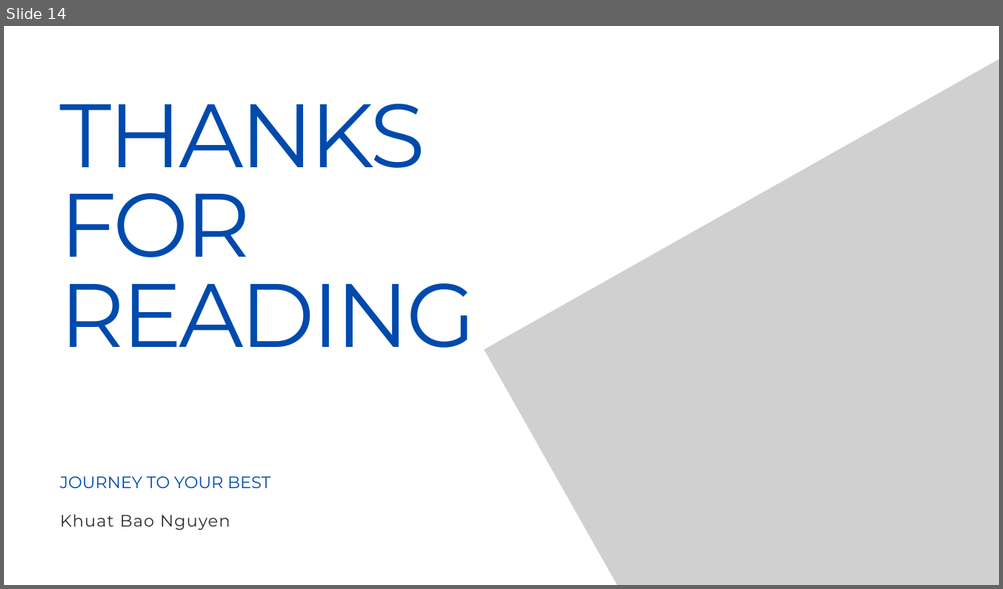
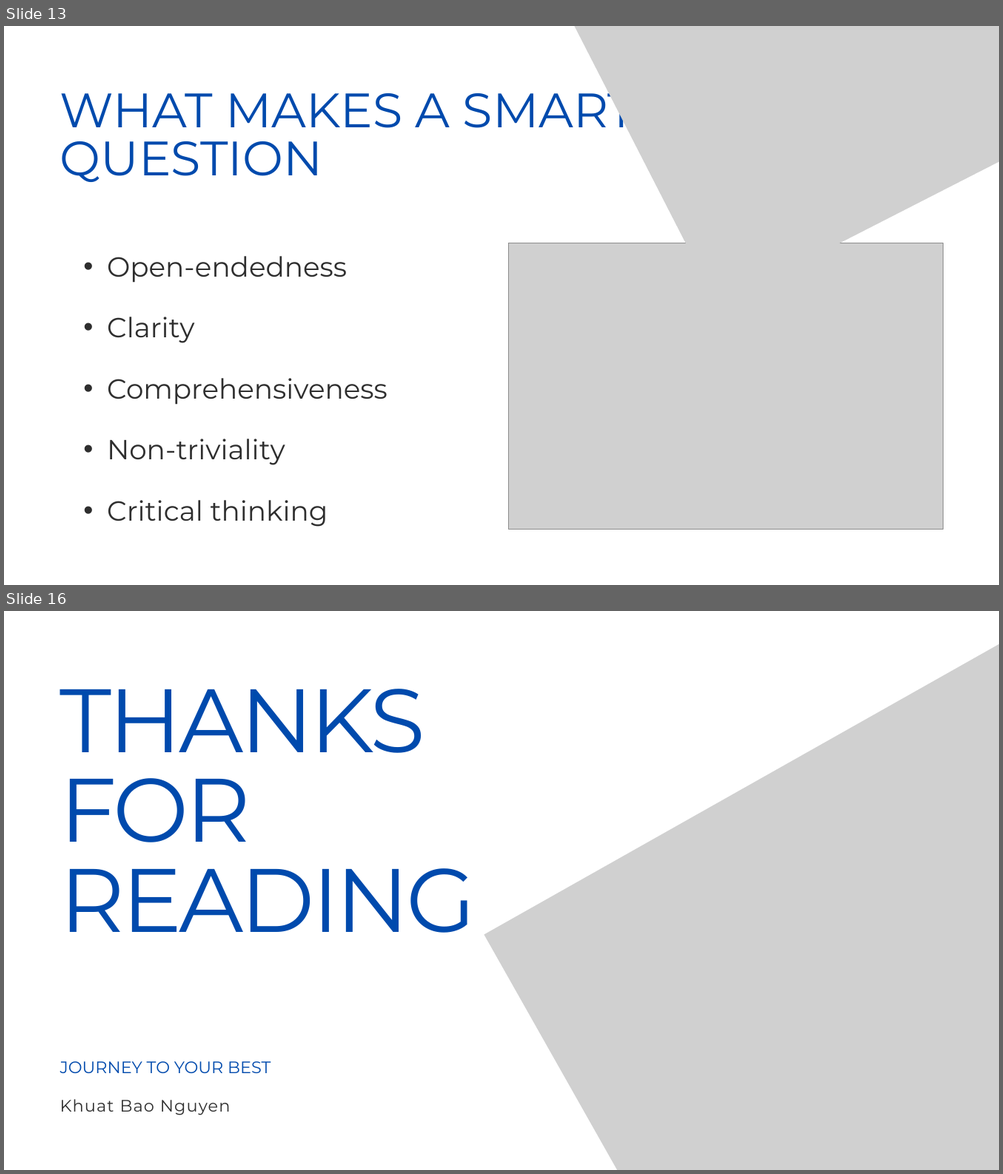
Before and after one commit to khuatbaonguyen123/JourneyToYourBest, a slide deck: Challenge 0/Challenge 0 - Khuat Bao Nguyen.pptx. Shown one above the other, each under a label of ours: slide 14 before the commit, slides 13 and 16 after it; the slides between them are not shown. The pictures are 1003x589 and 1003x1174 pixels, drawn with LibreOffice and Linux fonts; fonts in the diff are those of the drawing; grey boxes stand for pictures. Boxes give left, top, right and bottom in pixels: in the first picture for what was removed or moved away, otherwise in the second. Text is boxed around its words. In the diff, an @@ line names an element or a change of style, - is before the commit and + after.

```diff
--- a/Challenge 0/Challenge 0 - Khuat Bao Nguyen.pptx
+++ b/Challenge 0/Challenge 0 - Khuat Bao Nguyen.pptx
@@ slide 13 added at bbox=[4, 26, 999, 585], background #FFFFFF @@
@@ picture added at bbox=[526, 26, 999, 306] @@
@@ text added at bbox=[60, 81, 635, 182], 70 pt, text #004AAD @@
+WHAT MAKES A SMART QUESTION
@@ picture added at bbox=[508, 243, 943, 529] @@
@@ text added at bbox=[107, 256, 387, 527], 40 pt, text #2E2E2E @@
+  • Open-endedness
+  • Clarity
+  • Comprehensiveness
+  • Non-triviality
+  • Critical thinking
@@ what was slide 14 is now slide 16 @@
```
Also in this commit, not shown: 2 slides changed, 2 other slides added, 1 slide removed, 2 other files.
